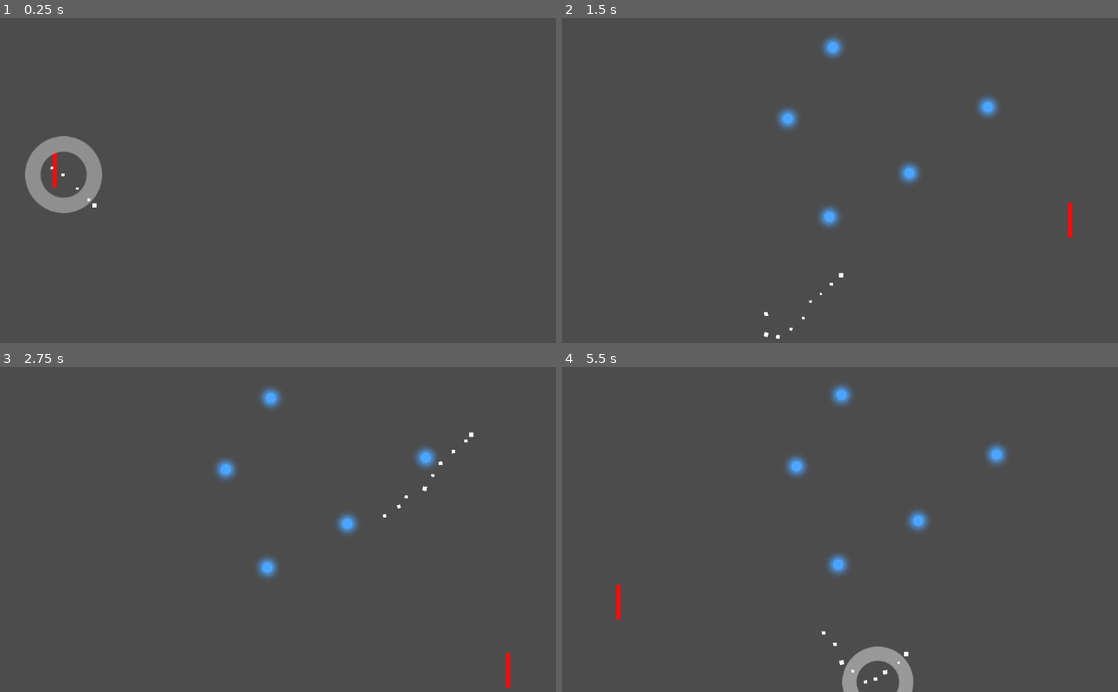
Above: before the commit, frames 1-4 (two rows, left to right).
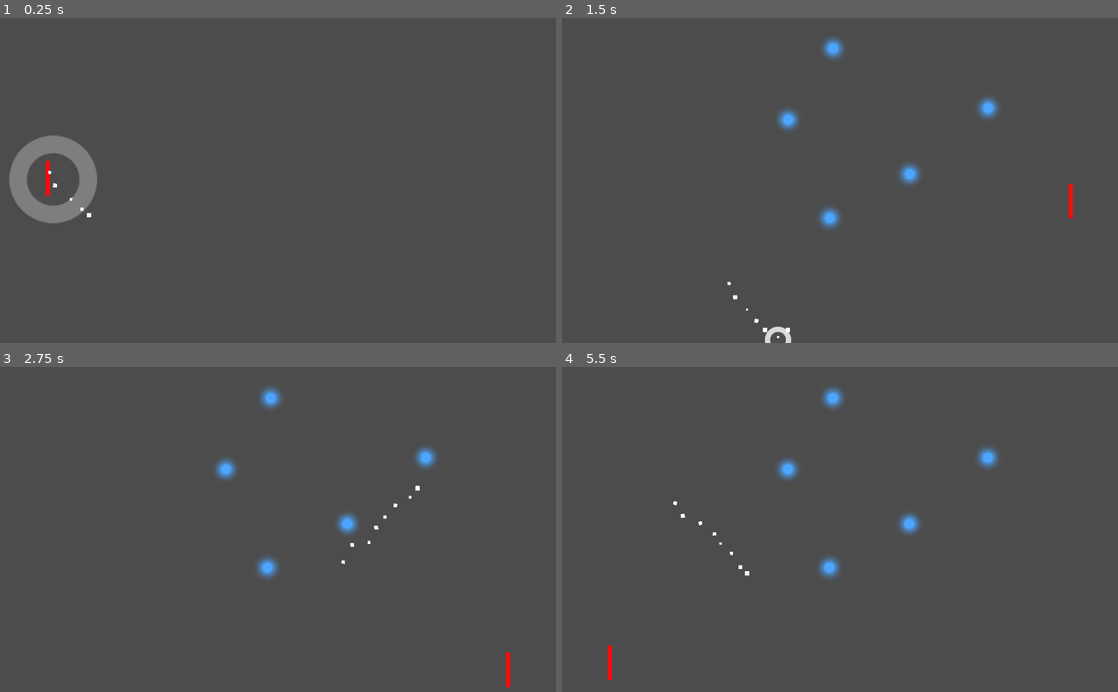
Above: after the commit, the same moments.

Repository: mgonzalezperna/pong-remix
Game: Godot game, scene res://scenes/scene-base.tscn
Two runs of this game, one before a commit and one after it. Both use one fixed random seed, a clock stepped at 60 frames per second and the inputs below.
Inputs:
- Up to frame 1 (0.25 s): no input
- Up to frame 2 (1.5 s): hold Right (paddle_right) 0.53-1.28 s; hold Down (paddle_down) from 1.28 s (still down)
- Up to frame 3 (2.75 s): release Down (paddle_down) at 2.03 s; hold Right (paddle_right) from 2.03 s (still down)
- Up to frame 4 (5.5 s): release Right (paddle_right) at 2.78 s; hold Up (paddle_hit_up) 2.78-3.53 s; hold Left (paddle_left) 3.53-5.03 s; hold Down (paddle_down) from 5.03 s (still down)

The runs differ from the first frame. In frame 1, 2.1% of the frame differs, in the area x 1-19%, y 36-64%; in frame 2, 0.4%; in frame 3, 0.1%; in frame 4, 2.7%, in the area x 8-81%, y 5-100%.

Commit message:
slow down & fix paddle scale

Diff:
--- a/project.godot
+++ b/project.godot
@@ -97,6 +97,7 @@
 
 [physics]
 
+2d/thread_model=2
 2d/default_gravity=0
 
 [rendering]
--- a/scenes/LineBeam.tscn
+++ b/scenes/LineBeam.tscn
@@ -34,7 +34,7 @@
 
 [sub_resource type="ParticlesMaterial" id=8]
 emission_shape = 2
-emission_box_extents = Vector3( 150, 20, 1 )
+emission_box_extents = Vector3( 100, 20, 1 )
 flag_align_y = true
 flag_disable_z = true
 direction = Vector3( -1, 0, 0 )
@@ -86,7 +86,7 @@
 
 [node name="BeamParticles2D" type="Particles2D" parent="."]
 modulate = Color( 1.5, 1.5, 1.5, 1 )
-position = Vector2( 150, 0 )
+position = Vector2( 75, 0 )
 amount = 50
 preprocess = 1.0
 randomness = 1.0
--- a/scenes/arrow.tscn
+++ b/scenes/arrow.tscn
@@ -8,4 +8,5 @@
 
 [node name="ArrowBeam" parent="." instance=ExtResource( 3 )]
 cast_speed = 0.1
+max_length = 300
 growth_time = 0.2
--- a/scenes/scene-base.tscn
+++ b/scenes/scene-base.tscn
@@ -12,13 +12,17 @@
 [ext_resource path="res://assets/sprites/annulus-mask.png" type="Texture" id=10]
 
 [sub_resource type="GDScript" id=1]
+script/source = "extends Node
+func _ready():
+    Engine.iterations_per_second = 240
+"
 
 [sub_resource type="RectangleShape2D" id=2]
-extents = Vector2( 80, 8 )
+extents = Vector2( 40, 4 )
 
 [sub_resource type="CapsuleShape2D" id=3]
-radius = 200.0
-height = 50.0
+radius = 100.0
+height = 25.0
 
 [sub_resource type="PhysicsMaterial" id=4]
 friction = 0.0
@@ -77,11 +81,11 @@
 [node name="paddle_player" type="KinematicBody2D" parent="."]
 position = Vector2( 88, 296 )
 rotation = 1.5708
-scale = Vector2( 0.5, 0.5 )
-collision_mask = 6
+collision_layer = 4
 script = ExtResource( 3 )
 
 [node name="Sprite" type="Sprite" parent="paddle_player"]
+scale = Vector2( 0.5, 0.5 )
 texture = ExtResource( 1 )
 
 [node name="CollisionShape2D" type="CollisionShape2D" parent="paddle_player"]
@@ -90,11 +94,15 @@
 
 [node name="arrow" parent="paddle_player" instance=ExtResource( 6 )]
 visible = false
+scale = Vector2( 0.5, 0.5 )
 
 [node name="power_up_area" type="Area2D" parent="paddle_player"]
+visible = false
+collision_layer = 0
+collision_mask = 2
 
 [node name="PowerUpZone" type="CollisionShape2D" parent="paddle_player/power_up_area"]
-position = Vector2( 0, 30 )
+position = Vector2( 0, 15 )
 rotation = 1.5708
 shape = SubResource( 3 )
 
@@ -110,7 +118,7 @@
 physics_material_override = SubResource( 4 )
 gravity_scale = 0.0
 custom_integrator = true
-contacts_reported = 1
+contacts_reported = 10
 contact_monitor = true
 can_sleep = false
 linear_velocity = Vector2( 200, 200 )
@@ -152,14 +160,14 @@
 spawn_radius = 300.0
 
 [node name="up_wall" type="StaticBody2D" parent="."]
-collision_mask = 2
+collision_mask = 0
 
 [node name="CollisionPolygon2D" type="CollisionPolygon2D" parent="up_wall"]
 polygon = PoolVector2Array( -64, 0, 1088, 0, 1088, -64, -64, -64 )
 
 [node name="down_wall" type="StaticBody2D" parent="."]
 position = Vector2( 0, 672 )
-collision_mask = 2
+collision_mask = 0
 
 [node name="CollisionPolygon2D" type="CollisionPolygon2D" parent="down_wall"]
 position = Vector2( 0, -8 )
--- a/scripts/Camera.gd
+++ b/scripts/Camera.gd
@@ -45,7 +45,7 @@
     set_physics_process(shake_amount != 0.0)
 
 func _on_wall_hit() -> void:
-    self.shake_amount += 2
+    self.shake_amount += 0.2
 
 func _on_Events_explosion_occurred() -> void:
     self.shake_amount += 0.6
--- a/scripts/LaserBeam.gd
+++ b/scripts/LaserBeam.gd
@@ -1,7 +1,7 @@
 extends Node2D
 
 export var cast_speed := 1.0
-export var max_length := 300
+export var max_length := 150
 export var growth_time := 0.1
 export var inverted := false
 export var delay := 0.0
--- a/scripts/ball.gd
+++ b/scripts/ball.gd
@@ -27,11 +27,12 @@
     if paddle.power_up_on:
         if Input.is_action_pressed(key_power_up):
             ball_state.origin = paddle.global_position
-            self.linear_velocity = Vector2(0,0)
+            state.linear_velocity = Vector2(0,0)
         else:
             shoot_ball()
             paddle.timer.stop()
             paddle.power_up_on = false
+    state.linear_velocity = state.linear_velocity.clamped(2000)
     state.set_transform(ball_state)
 
 func shoot_ball():
@@ -53,7 +54,7 @@
     for body in collition_bodies:
         if body == paddle and not paddle.power_up_on:
             self.linear_velocity = rebound_vector(body)
-            go_to_closest_enemy_in_angle()
+            #go_to_closest_enemy_in_angle()
         elif body in enemies.get_children():
             enemies.remove_child(body)
     if not collition_bodies.empty():
@@ -66,7 +67,7 @@
         var enemy_direction = enemy.global_position - self.position
         var angle = self.linear_velocity.angle_to(enemy_direction)
         var distance = enemy_direction.length()
-        if abs(angle) < PI/4 and (not closest or closest.distance > distance):
+        if abs(angle) < PI/6 and (not closest or closest.distance > distance):
             closest = {'distance': distance, 'direction': enemy_direction}
     if closest:
         self.linear_velocity = closest.direction.normalized() * self.linear_velocity.length()
--- a/scripts/paddle_player.gd
+++ b/scripts/paddle_player.gd
@@ -13,6 +13,7 @@
 onready var arrow = $arrow
 onready var timer = $power_up_timer
 onready var power_up_on = false
+onready var ball = $".."/ball
 
 # Called when the node enters the scene tree for the first time.
 func _ready():
@@ -25,7 +26,15 @@
 # Called every frame. 'delta' is the elapsed time since the previous frame.
 func _physics_process(delta):
     var timescale = process_slowmo()
+
     Engine.time_scale = timescale.engine
+    var minDistance = [
+        50 if sign(ball.linear_velocity.x) != sign(position.x - ball.position.x) or ball.position.x < 88 or ball.position.x > 936 else abs(position.x - ball.position.x),
+        50 if ball.linear_velocity.y > 0 else ball.position.y,
+        50 if ball.linear_velocity.y < 0 else 600 - ball.position.y
+    ].min()
+    if minDistance < 50:
+        Engine.time_scale = timescale.engine * 0.3
 
     if not power_up_on:
         if Input.is_action_pressed(paddle_left):
